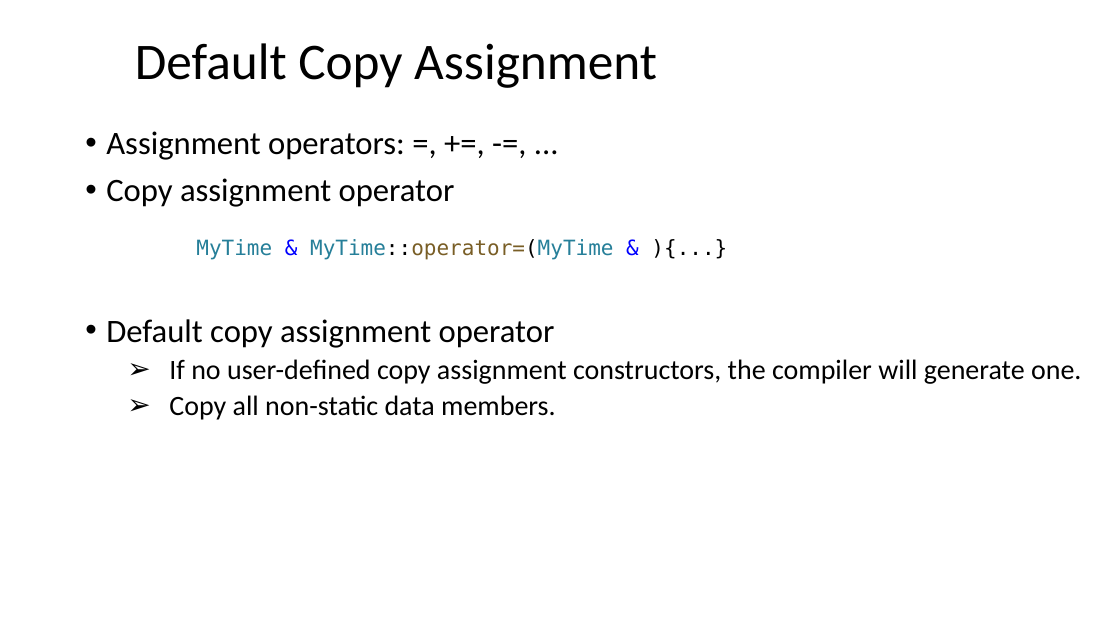
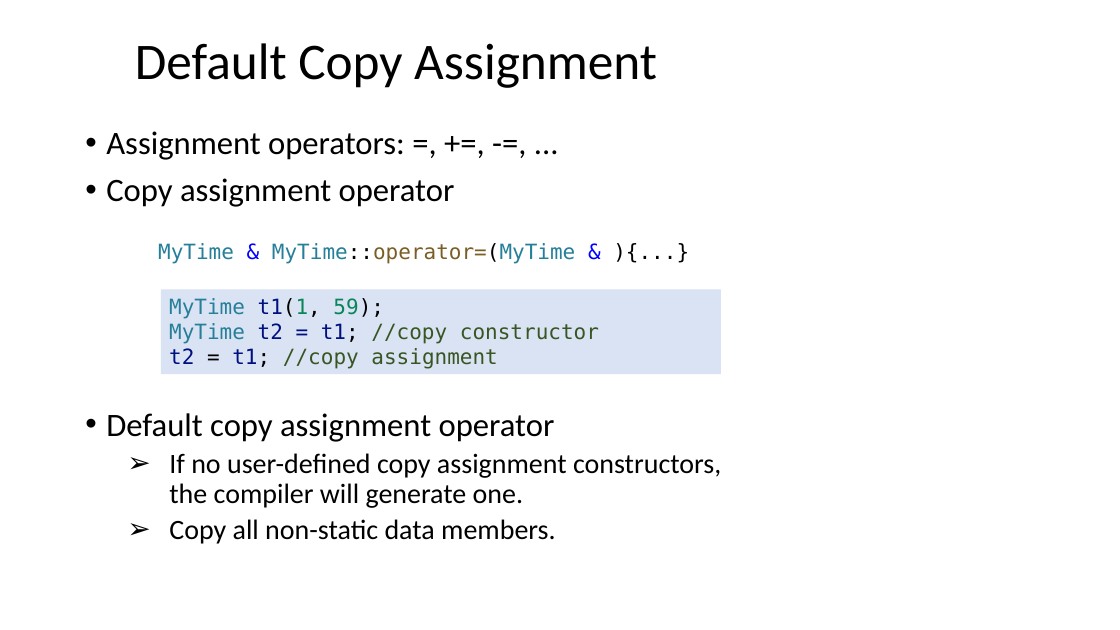
Before and after one commit to dayekuaipao/CPPLearning, a slide deck: slide 6 of week11/Lecture11.pptx. Drawn at 1120x630 pixels with LibreOffice and Linux fonts; fonts in the diff are those of the drawing; background and template pictures are left out. Boxes give left, top, right and bottom in pixels: in the first picture for what was removed or moved away, otherwise in the second. Text is boxed around its words. In the diff, an @@ line names an element or a change of style, - is before the commit and + after.

```diff
--- a/week11/Lecture11.pptx
+++ b/week11/Lecture11.pptx
@@ text "Assignment operators: =, +=, -=, ..." rewrapped from <box>106,131,1081,420</box> to <box>106,131,721,544</box> @@
@@ text "MyTime & MyTime::operator=(MyTime & ){...}": place and size @@
-text "MyTime & MyTime::operator=(MyTime & ){...}" at <box>196,239,613,260</box>
+text "MyTime & MyTime::operator=(MyTime & ){...}" at <box>158,243,575,264</box>
@@ rectangle added at <box>160,289,721,374</box>, fill #DAE3F3, 18 pt, text #385723 @@
+MyTime t1(1, 59);
+MyTime t2 = t1; //copy constructor
+t2 = t1; //copy assignment
```
Also in this commit, not shown: 7 other slides changed, 3 other files.
